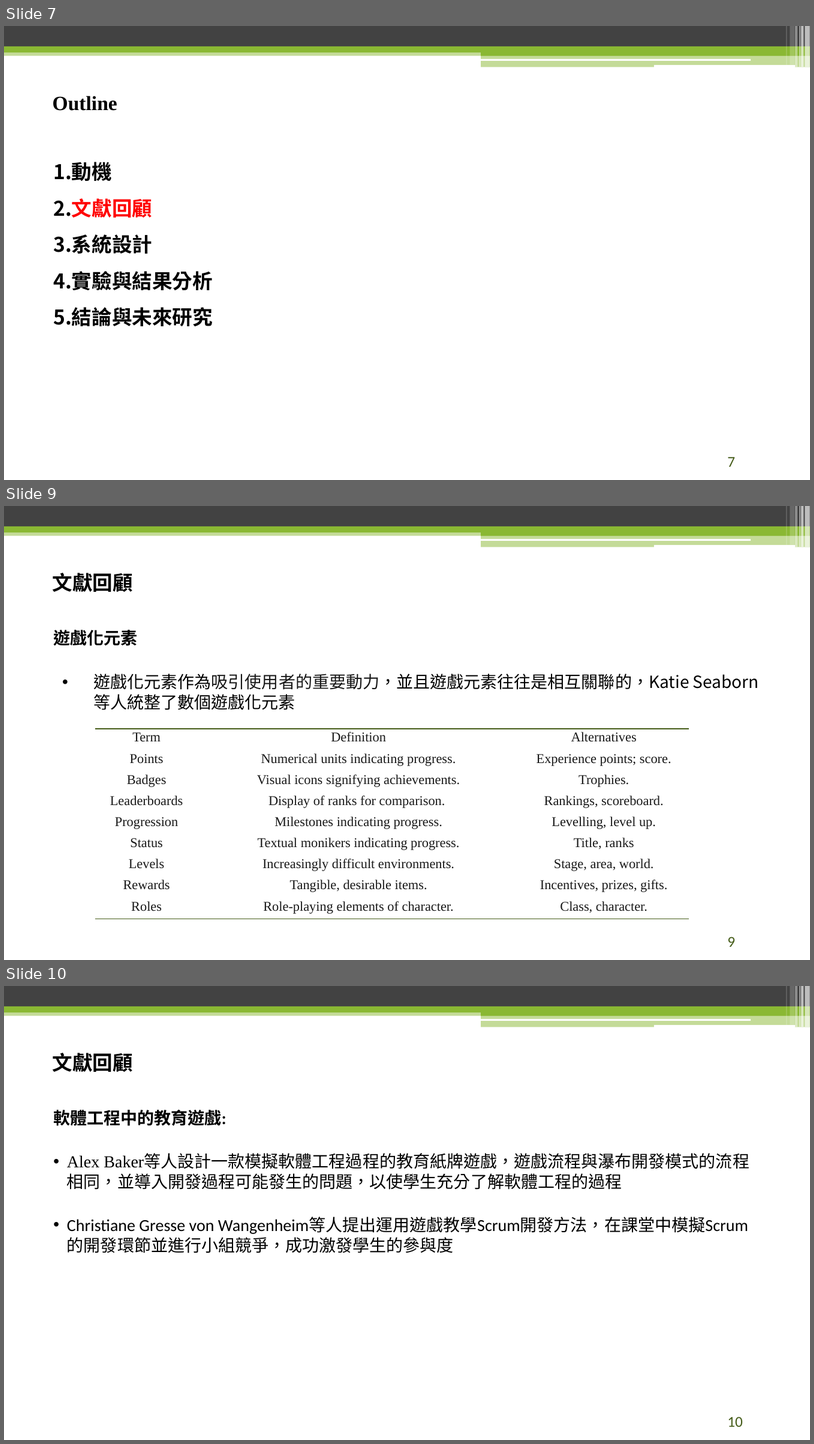
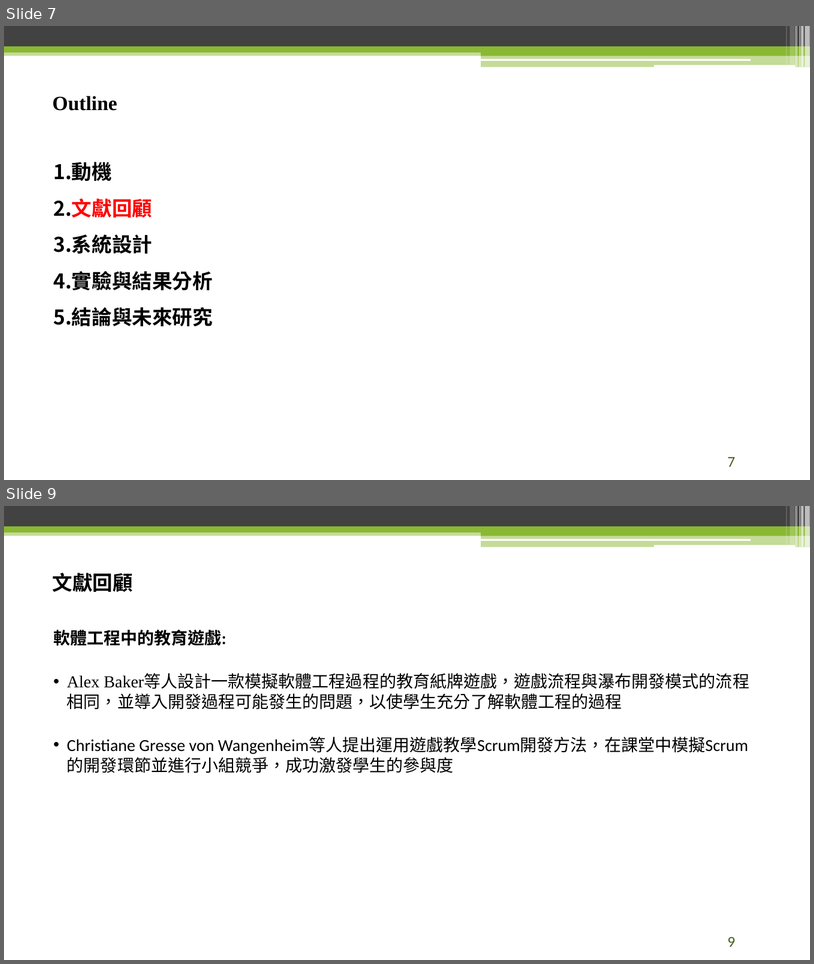
Before and after one commit to raknza/Master-Thesis, a slide deck: 論文口試.pptx. Shown one above the other, each under a label of ours: slides 7, 9 and 10 before the commit, slides 7 and 9 after it; the slides between them are not shown. The pictures are 814x1444 and 814x964 pixels, drawn with LibreOffice and Linux fonts; fonts in the diff are those of the drawing; background and template pictures are left out. Boxes give left, top, right and bottom in pixels: in the first picture for what was removed or moved away, otherwise in the second. Text is boxed around its words. In the diff, an @@ line names an element or a change of style, - is before the commit and + after.

```diff
--- a/論文口試.pptx
+++ b/論文口試.pptx
@@ slide 9 removed at <box>4,506,810,960</box>, background #FFFFFF; not listed: 13 template elements that a slide beside it also shows @@
@@ title removed at <box>53,573,133,592</box> @@
-文獻回顧
@@ text removed at <box>53,630,689,690</box> @@
-遊戲化元素
-• 遊戲化元素作為吸引使用者的重要動力，並且遊戲元素往往是相互關聯的，Katie Seaborn等人統整了數個遊戲化元素
@@ table removed at <box>95,729,689,919</box>, 9 rows, 3 columns @@
-Term | Definition | Alternatives
-Points | Numerical units indicating progress. | Experience points; score.
-Badges | Visual icons signifying achievements. | Trophies.
-Leaderboards | Display of ranks for comparison. | Rankings, scoreboard.
-Progression | Milestones indicating progress. | Levelling, level up.
-Status | Textual monikers indicating progress. | Title, ranks
-Levels | Increasingly difficult environments. | Stage, area, world.
-Rewards | Tangible, desirable items. | Incentives, prizes, gifts.
-Roles | Role-playing elements of character. | Class, character.
@@ page number removed at <box>728,936,735,946</box> @@
-9
@@ what was slide 10 is now slide 9 @@
@@ page number at <box>728,936,735,946</box>: text changed @@
-10
+9
```
Also in this commit, not shown: 2 slides changed, 2 slides added.
